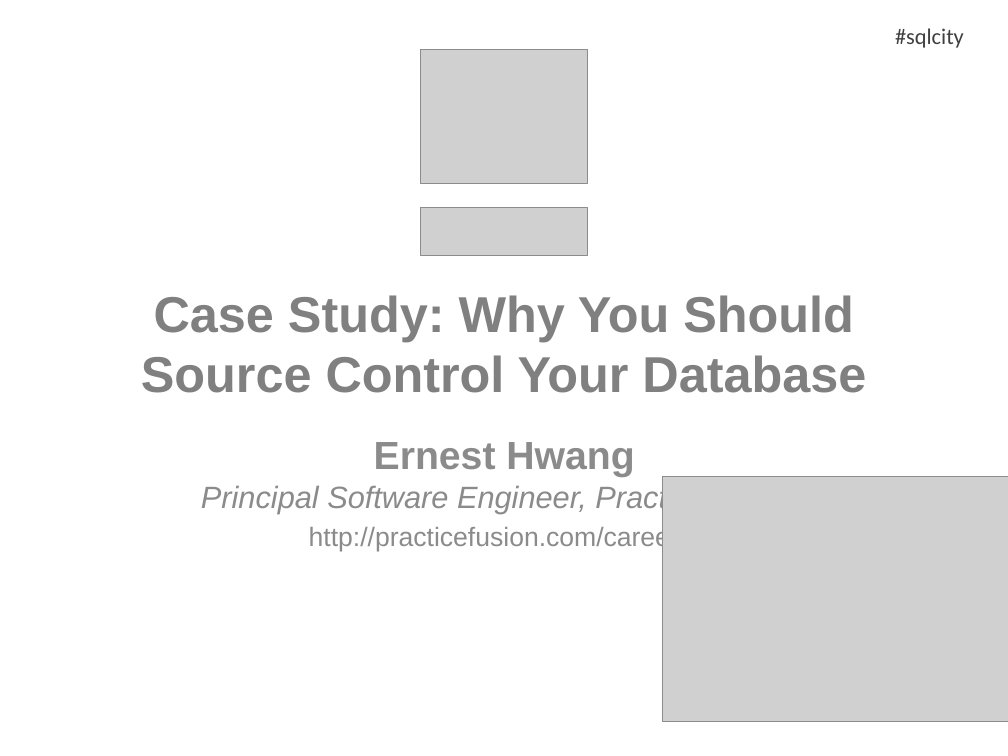
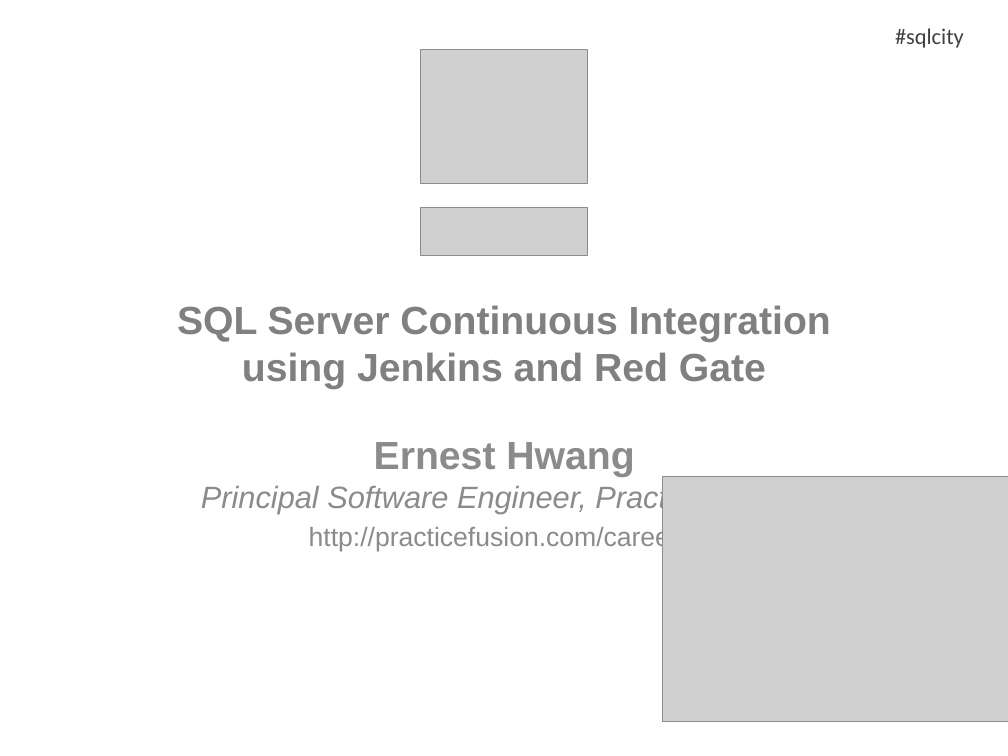
Before and after one commit to CF9/Databases.RGDemo, a slide deck: slide 1 of SQL in the City 2012 - Ernest Hwang.pptx. Drawn at 1008x756 pixels with LibreOffice and Linux fonts; fonts in the diff are those of the drawing; grey boxes stand for pictures; background and template pictures are left out. Boxes give left, top, right and bottom in pixels: in the first picture for what was removed or moved away, otherwise in the second. Text is boxed around its words. In the diff, an @@ line names an element or a change of style, - is before the commit and + after.

```diff
--- a/SQL in the City 2012 - Ernest Hwang.pptx
+++ b/SQL in the City 2012 - Ernest Hwang.pptx
@@ title at (177, 305, 831, 389): text changed; size 36 to 28 pt @@
-Case Study: Why You Should Source Control Your Database
+SQL Server Continuous Integration
+using Jenkins and Red Gate
```
Also in this commit, not shown: 4 other slides changed, 3 slides added.
